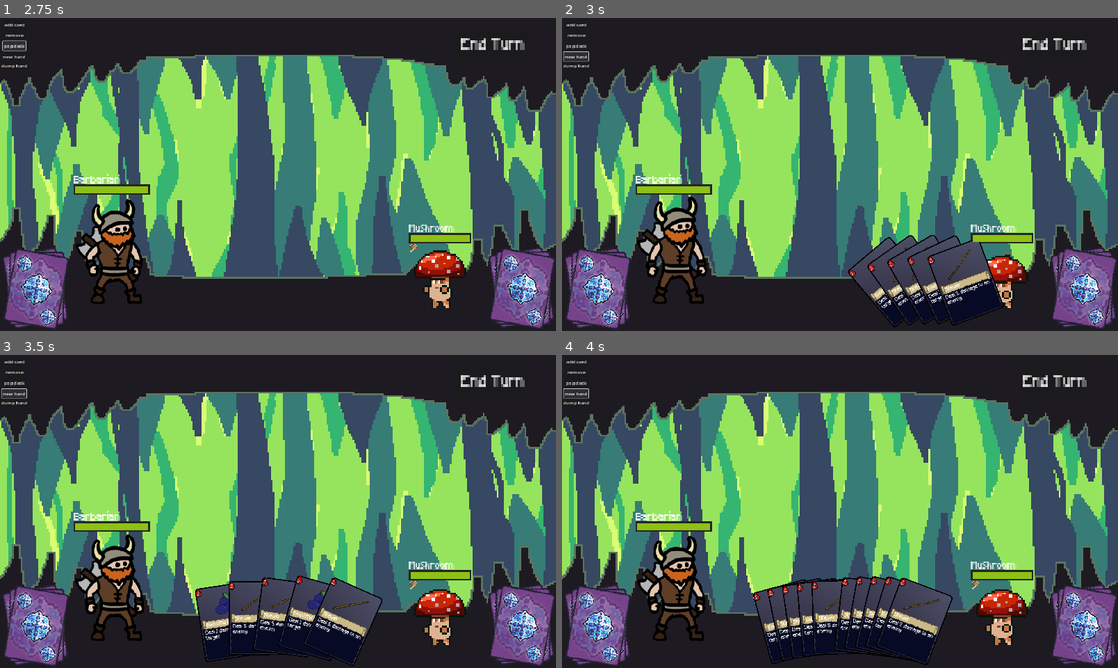
Above: before the commit, frames 1-4 (two rows, left to right).
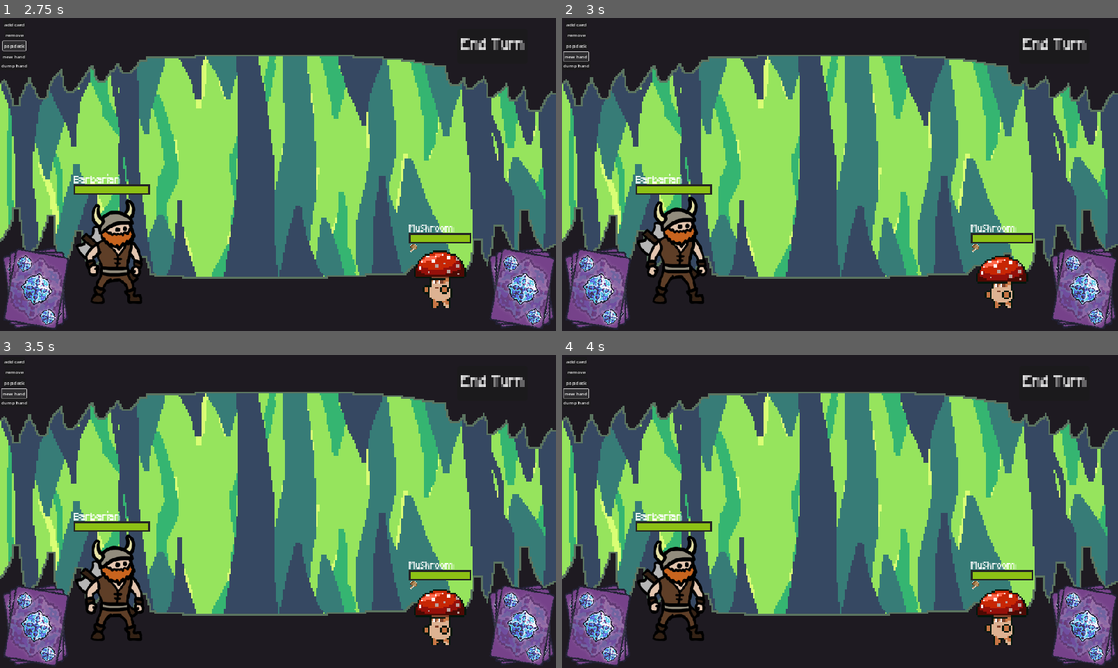
Above: after the commit, the same moments.

Repository: Excellund/DungeonsForDinner
Game: Godot game, scene res://scenes/main_menu.tscn
Same seed, same stepped clock (60 frames per second), same inputs: the game is played once before the commit and once after it.
Inputs:
- Up to frame 1 (2.75 s): click "Expedition" at 0.5 s; click "add card" at 1.25 s; click "pop deck" at 2 s
- Up to frame 2 (3 s): click "new hand" at 2.75 s
- Up to frame 3 (3.5 s): no input
- Up to frame 4 (4 s): click "new hand" at 3.5 s

Frame 1 is identical in both runs. In frame 2, 3.7% of the frame differs, in the area x 51-80%, y 69-99%; in frame 3, 3.7%; in frame 4, 4.2%, in the area x 34-71%, y 70-100%.
Error after the commit: Parse Error: Class "CardData" hides a global script class. (res://resources/cards/CardData.gd:3)

Commit message:
Added reward screen and deck view

Diff:
--- a/project.godot
+++ b/project.godot
@@ -60,7 +60,7 @@
 }
 escape={
 "deadzone": 0.5,
-"events": [Object(InputEventKey,"resource_local_to_scene":fa …(119 unchanged characters)… ressed":false,"pressed":false,"keycode":0,"physical_keycode":4194305,"key_label":0,"unicode":0,"echo":false,"script":null)
+"events": [Object(InputEventKey,"resource_local_to_scene":fa …(119 unchanged characters)… ressed":false,"pressed":false,"keycode":4194305,"physical_keycode":4194305,"key_label":4194305,"unicode":0,"echo":false,"script":null)
 ]
 }
 
--- a/resources/Cards/bountiful_berry_card.tres
+++ b/resources/Cards/bountiful_berry_card.tres
@@ -1,6 +1,6 @@
 [gd_resource type="Resource" script_class="CardData" load_steps=3 format=3 uid="uid://ce4qmuel6eel6"]
 
-[ext_resource type="Script" path="res://resources/Cards/CardData.gd" id="1_ltltd"]
+[ext_resource type="Script" path="res://resources/cards/CardData.gd" id="1_ltltd"]
 [ext_resource type="Texture2D" uid="uid://bxxin2t4a7xrl" path="res://assets/card/BountifulBerry.png" id="2_wwuyt"]
 
 [resource]
--- a/resources/Cards/rock_salt_hail_card.tres
+++ b/resources/Cards/rock_salt_hail_card.tres
@@ -1,6 +1,6 @@
 [gd_resource type="Resource" script_class="CardData" load_steps=3 format=3 uid="uid://be4g8p4n43mb"]
 
-[ext_resource type="Script" path="res://resources/Cards/CardData.gd" id="1_7jhgl"]
+[ext_resource type="Script" path="res://resources/cards/CardData.gd" id="1_7jhgl"]
 [ext_resource type="Texture2D" uid="uid://dd16r6s68leb" path="res://assets/card/Skewer.png" id="2_1nrhr"]
 
 [resource]
@@ -18,5 +18,5 @@
 "RockSalt": 0,
 "Servings": 1
 }
-attack_text = "Deal {Damage}({+RockSalt}) to all enemies"
+attack_text = "Deal {Damage}(+{RockSalt}) to all enemies"
 eat_text = "Permanently increases the damage your rock salt card do by 5"
--- a/resources/Cards/rock_salt_spear_card.tres
+++ b/resources/Cards/rock_salt_spear_card.tres
@@ -1,6 +1,6 @@
 [gd_resource type="Resource" script_class="CardData" load_steps=3 format=3 uid="uid://lyh7f28xuit5"]
 
-[ext_resource type="Script" path="res://resources/Cards/CardData.gd" id="1_do3qf"]
+[ext_resource type="Script" path="res://resources/cards/CardData.gd" id="1_do3qf"]
 [ext_resource type="Texture2D" uid="uid://dd16r6s68leb" path="res://assets/card/Skewer.png" id="2_jaw3t"]
 
 [resource]
@@ -18,5 +18,5 @@
 "RockSalt": 0,
 "Servings": 1
 }
-attack_text = "Deal {Damage}({+RockSalt}) to all enemies"
+attack_text = "Deal {Damage}(+{RockSalt}) to all enemies"
 eat_text = "Permanently increases the damage your rock salt card do by 5"
--- a/resources/Cards/skewer_card.tres
+++ b/resources/Cards/skewer_card.tres
@@ -1,6 +1,6 @@
 [gd_resource type="Resource" script_class="CardData" load_steps=3 format=3 uid="uid://blaadinjv8fqm"]
 
-[ext_resource type="Script" path="res://resources/Cards/CardData.gd" id="1_pnss3"]
+[ext_resource type="Script" path="res://resources/cards/CardData.gd" id="1_pnss3"]
 [ext_resource type="Texture2D" uid="uid://dd16r6s68leb" path="res://assets/card/Skewer.png" id="3_10b16"]
 
 [resource]
--- a/resources/Cards/test_card1.tres
+++ b/resources/Cards/test_card1.tres
@@ -1,6 +1,6 @@
 [gd_resource type="Resource" script_class="CardData" load_steps=3 format=3 uid="uid://0p5twlmn4fy2"]
 
-[ext_resource type="Script" path="res://resources/Cards/CardData.gd" id="1_sxjsf"]
+[ext_resource type="Script" path="res://resources/cards/CardData.gd" id="1_sxjsf"]
 [ext_resource type="Texture2D" uid="uid://cfm8unmob6sr8" path="res://assets/card/CardArt_A_side.png" id="2_qohyt"]
 
 [resource]
--- a/resources/StartingDecks/Deck1.tres
+++ /dev/null
@@ -1,14 +0,0 @@
-[gd_resource type="Resource" script_class="StartingDeck" load_steps=5 format=3 uid="uid://d22vqy36a1vdo"]
-
-[ext_resource type="Script" path="res://resources/StartingDecks/StartingDeck.gd" id="1_063s1"]
-[ext_resource type="PackedScene" uid="uid://dut3eu6qebkab" path="res://scenes/card.tscn" id="1_boya7"]
-[ext_resource type="Resource" uid="uid://blaadinjv8fqm" path="res://resources/Cards/skewer_card.tres" id="2_08csi"]
-[ext_resource type="Resource" uid="uid://ce4qmuel6eel6" path="res://resources/Cards/bountiful_berry_card.tres" id="3_8jp8e"]
-
-[resource]
-script = ExtResource("1_063s1")
-card_scene = ExtResource("1_boya7")
-cards_dict = {
-ExtResource("2_08csi"): 8,
-ExtResource("3_8jp8e"): 4
-}
--- /dev/null
+++ b/resources/cards/mushroom_on_a_stick_card.tres
@@ -0,0 +1,22 @@
+[gd_resource type="Resource" script_class="CardData" load_steps=3 format=3 uid="uid://dlgvv802v0sjl"]
+
+[ext_resource type="Script" path="res://resources/cards/CardData.gd" id="1_hirqv"]
+[ext_resource type="Resource" uid="uid://blaadinjv8fqm" path="res://resources/cards/skewer_card.tres" id="1_n5rnk"]
+
+[resource]
+script = ExtResource("1_hirqv")
+card_name = "Mushroom on a Stick"
+cost = 2
+healing_on_eat = 10
+card_target = "One Enemy"
+actions = {
+"Damage": 8
+}
+eat_actions = {
+"AddCard": ExtResource("1_n5rnk"),
+"Heal": 10,
+"Servings": 1
+}
+attack_text = "Deal {Damage} to an enemy"
+eat_text = "Restore {Heal} Health.
+Add a Skewer to your hand"
--- /dev/null
+++ b/resources/decks/Deck1.tres
@@ -0,0 +1,16 @@
+[gd_resource type="Resource" script_class="StartingDeck" load_steps=6 format=3 uid="uid://d22vqy36a1vdo"]
+
+[ext_resource type="Script" path="res://resources/decks/StartingDeck.gd" id="1_063s1"]
+[ext_resource type="PackedScene" uid="uid://dut3eu6qebkab" path="res://scenes/card.tscn" id="1_boya7"]
+[ext_resource type="Resource" uid="uid://blaadinjv8fqm" path="res://resources/cards/skewer_card.tres" id="2_08csi"]
+[ext_resource type="Resource" uid="uid://ce4qmuel6eel6" path="res://resources/cards/bountiful_berry_card.tres" id="3_8jp8e"]
+[ext_resource type="Resource" uid="uid://lyh7f28xuit5" path="res://resources/cards/rock_salt_spear_card.tres" id="4_pkm1p"]
+
+[resource]
+script = ExtResource("1_063s1")
+card_scene = ExtResource("1_boya7")
+cards_dict = {
+ExtResource("2_08csi"): 8,
+ExtResource("3_8jp8e"): 4,
+ExtResource("4_pkm1p"): 2
+}
--- a/scenes/card.tscn
+++ b/scenes/card.tscn
@@ -2,8 +2,8 @@
 
 [ext_resource type="Script" path="res://scripts/Card.gd" id="1_w50wd"]
 [ext_resource type="Shader" path="res://scripts/card3Deffect.gdshader" id="2_mlehg"]
-[ext_resource type="Resource" uid="uid://blaadinjv8fqm" path="res://resources/Cards/skewer_card.tres" id="2_q5edh"]
 [ext_resource type="PackedScene" uid="uid://ckog78srymsdy" path="res://scenes/card_updater.tscn" id="2_rgfit"]
+[ext_resource type="Resource" uid="uid://blaadinjv8fqm" path="res://resources/cards/skewer_card.tres" id="2_v4g6c"]
 [ext_resource type="Texture2D" uid="uid://cfm8unmob6sr8" path="res://assets/card/CardArt_A_side.png" id="3_ikmkf"]
 
 [sub_resource type="ShaderMaterial" id="ShaderMaterial_wq062"]
@@ -31,7 +31,7 @@
 card_updater = NodePath("CardUpdater")
 card_sprite = NodePath("CardSprite")
 rotation_speed = 3.5
-card_data = ExtResource("2_q5edh")
+card_data = ExtResource("2_v4g6c")
 
 [node name="CardUpdater" parent="." instance=ExtResource("2_rgfit")]
 
--- a/scenes/card_area.tscn
+++ b/scenes/card_area.tscn
@@ -1,10 +1,11 @@
-[gd_scene load_steps=6 format=3 uid="uid://xsm8ktqo3llr"]
+[gd_scene load_steps=7 format=3 uid="uid://xsm8ktqo3llr"]
 
 [ext_resource type="PackedScene" uid="uid://cvtvmnkc60bfr" path="res://scenes/hand.tscn" id="1_pareh"]
 [ext_resource type="PackedScene" uid="uid://d1ela5g6cb4ho" path="res://scenes/card_pile.tscn" id="2_mumg8"]
-[ext_resource type="Resource" uid="uid://d22vqy36a1vdo" path="res://resources/StartingDecks/Deck1.tres" id="4_q0cv3"]
 [ext_resource type="PackedScene" uid="uid://dut3eu6qebkab" path="res://scenes/card.tscn" id="4_sewee"]
 [ext_resource type="Script" path="res://scripts/CardManager.gd" id="4_vlltq"]
+[ext_resource type="Resource" uid="uid://d22vqy36a1vdo" path="res://resources/decks/Deck1.tres" id="5_73mti"]
+[ext_resource type="PackedScene" uid="uid://df6vfk4ig0egs" path="res://scenes/view_card_pile.tscn" id="6_frgt0"]
 
 [node name="CardArea" type="Node2D"]
 
@@ -15,7 +16,7 @@
 dead_card_holder = NodePath("../DeadCardHolder")
 HAND_WIDTH = 200
 
-[node name="DrawPile" parent="." instance=ExtResource("2_mumg8")]
+[node name="DrawPile" parent="." node_paths=PackedStringArray("view") instance=ExtResource("2_mumg8")]
 anchors_preset = 8
 anchor_left = 0.5
 anchor_top = 0.5
@@ -28,8 +29,9 @@
 grow_horizontal = 2
 grow_vertical = 2
 scale = Vector2(2, 2)
+view = NodePath("../CanvasLayer/ViewCardPile")
 
-[node name="DiscardPile" parent="." instance=ExtResource("2_mumg8")]
+[node name="DiscardPile" parent="." node_paths=PackedStringArray("view") instance=ExtResource("2_mumg8")]
 anchors_preset = 2
 anchor_top = 1.0
 anchor_bottom = 1.0
@@ -39,6 +41,7 @@
 offset_bottom = 929.0
 grow_vertical = 0
 scale = Vector2(2, 2)
+view = NodePath("../CanvasLayer/ViewCardPile")
 
 [node name="CardManager" type="Node" parent="." node_paths=PackedStringArray("deck", "hand", "discard")]
 script = ExtResource("4_vlltq")
@@ -46,7 +49,7 @@
 hand = NodePath("../Hand")
 discard = NodePath("../DiscardPile")
 card_scene = ExtResource("4_sewee")
-persistent_deck = ExtResource("4_q0cv3")
+persistent_deck = ExtResource("5_73mti")
 starting_hand_size = 5
 
 [node name="Button" type="Button" parent="."]
@@ -83,6 +86,13 @@
 offset_bottom = 179.0
 text = "dump hand"
 
+[node name="CanvasLayer" type="CanvasLayer" parent="."]
+
+[node name="ViewCardPile" parent="CanvasLayer" instance=ExtResource("6_frgt0")]
+visible = false
+
+[connection signal="gui_input" from="DrawPile" to="DrawPile" method="_on_gui_input"]
+[connection signal="gui_input" from="DiscardPile" to="DiscardPile" method="_on_gui_input"]
 [connection signal="pressed" from="PopDeck" to="CardManager" method="_on_pop_deck_pressed"]
 [connection signal="pressed" from="NewHand" to="CardManager" method="_on_new_hand_pressed"]
 [connection signal="pressed" from="DumpHand" to="CardManager" method="_on_dump_hand_pressed"]
--- a/scenes/card_updater.tscn
+++ b/scenes/card_updater.tscn
@@ -45,6 +45,7 @@
 theme_override_fonts/font = ExtResource("4_abfa8")
 theme_override_font_sizes/font_size = 16
 text = "Temp Name"
+horizontal_alignment = 1
 
 [node name="CardText" type="RichTextLabel" parent="."]
 z_index = 2
--- a/scenes/reward_screen.tscn
+++ b/scenes/reward_screen.tscn
@@ -2,8 +2,8 @@
 
 [ext_resource type="Script" path="res://scripts/RewardScreen.gd" id="1_bmnbu"]
 [ext_resource type="PackedScene" uid="uid://dut3eu6qebkab" path="res://scenes/card.tscn" id="1_qmhyb"]
-[ext_resource type="Resource" uid="uid://blaadinjv8fqm" path="res://resources/Cards/skewer_card.tres" id="2_pca35"]
-[ext_resource type="Resource" uid="uid://ce4qmuel6eel6" path="res://resources/Cards/bountiful_berry_card.tres" id="3_bhnjq"]
+[ext_resource type="Resource" uid="uid://blaadinjv8fqm" path="res://resources/cards/skewer_card.tres" id="2_puj1x"]
+[ext_resource type="Resource" uid="uid://ce4qmuel6eel6" path="res://resources/cards/bountiful_berry_card.tres" id="3_hbs4m"]
 
 [sub_resource type="StyleBoxFlat" id="StyleBoxFlat_sm4ev"]
 bg_color = Color(0.114897, 0.114897, 0.114897, 1)
@@ -16,7 +16,7 @@
 process_mode = 3
 follow_viewport_enabled = true
 script = ExtResource("1_bmnbu")
-low_tier_rewards = Array[Resource("res://resources/Cards/CardData.gd")]([ExtResource("2_pca35"), ExtResource("3_bhnjq"), ExtResource("3_bhnjq")])
+low_tier_rewards = Array[Resource("res://resources/cards/CardData.gd")]([ExtResource("2_puj1x"), ExtResource("3_hbs4m"), ExtResource("3_hbs4m")])
 left_card = NodePath("PanelContainer/HBoxContainer/LeftButton/LeftCard")
 mid_card = NodePath("PanelContainer/HBoxContainer/MidButton/MidCard")
 right_card = NodePath("PanelContainer/HBoxContainer/RightButton/RightCard")
--- /dev/null
+++ b/scenes/view_card_pile.tscn
@@ -0,0 +1,71 @@
+[gd_scene load_steps=3 format=3 uid="uid://df6vfk4ig0egs"]
+
+[ext_resource type="PackedScene" uid="uid://dut3eu6qebkab" path="res://scenes/card.tscn" id="1_614hf"]
+[ext_resource type="Script" path="res://scripts/view_card_pile.gd" id="1_jxfco"]
+
+[node name="ViewCardPile" type="Control" node_paths=PackedStringArray("card_grid", "pile_name")]
+layout_mode = 3
+anchors_preset = 15
+anchor_right = 1.0
+anchor_bottom = 1.0
+grow_horizontal = 2
+grow_vertical = 2
+script = ExtResource("1_jxfco")
+card_grid = NodePath("MarginContainer/VBoxContainer/ScrollContainer/GridContainer")
+pile_name = NodePath("MarginContainer/VBoxContainer/Label")
+card_scene = ExtResource("1_614hf")
+
+[node name="ColorRect" type="ColorRect" parent="."]
+layout_mode = 1
+anchors_preset = 15
+anchor_right = 1.0
+anchor_bottom = 1.0
+grow_horizontal = 2
+grow_vertical = 2
+color = Color(0, 0, 0, 0.592157)
+
+[node name="MarginContainer" type="MarginContainer" parent="."]
+layout_mode = 1
+anchors_preset = 15
+anchor_right = 1.0
+anchor_bottom = 1.0
+grow_horizontal = 2
+grow_vertical = 2
+theme_override_constants/margin_left = 40
+theme_override_constants/margin_top = 40
+theme_override_constants/margin_right = 40
+theme_override_constants/margin_bottom = 20
+
+[node name="VBoxContainer" type="VBoxContainer" parent="MarginContainer"]
+layout_mode = 2
+theme_override_constants/separation = 75
+
+[node name="Label" type="Label" parent="MarginContainer/VBoxContainer"]
+layout_mode = 2
+theme_override_font_sizes/font_size = 70
+text = "Draw Pile"
+horizontal_alignment = 1
+
+[node name="ScrollContainer" type="ScrollContainer" parent="MarginContainer/VBoxContainer"]
+clip_contents = false
+layout_mode = 2
+size_flags_vertical = 3
+horizontal_scroll_mode = 0
+vertical_scroll_mode = 2
+
+[node name="GridContainer" type="GridContainer" parent="MarginContainer/VBoxContainer/ScrollContainer"]
+layout_mode = 2
+theme_override_constants/h_separation = 75
+theme_override_constants/v_separation = 50
+columns = 7
+
+[node name="BackButton" type="Button" parent="."]
+layout_mode = 0
+offset_left = 1590.0
+offset_top = 38.0
+offset_right = 1822.0
+offset_bottom = 130.0
+theme_override_font_sizes/font_size = 60
+text = "Back"
+
+[connection signal="pressed" from="BackButton" to="." method="_on_back_button_pressed"]
--- a/scripts/CardManager.gd
+++ b/scripts/CardManager.gd
@@ -14,10 +14,11 @@
 	SignalBus.end_of_encounter.connect(_on_end_of_encounter)
 	SignalBus.card_effect_resolved.connect(_on_card_effect_resolved)
 	SignalBus.request_add_card_to_perm_deck.connect(_on_request_add_card_to_perm_deck)
+	SignalBus.add_card_action.connect(_on_add_card_action)
 
 #TODO bug when deck and discard are both empty
 func _on_start_of_encounter():
-	deck.suffle_pile()
+	deck.shuffle_pile()
 
 
 func _on_end_of_encounter(_encounter):
@@ -38,7 +39,7 @@
 
 func _on_draw_pile_empty():
 	deck.add_card_array(discard.deck)
-	deck.suffle_pile()
+	deck.shuffle_pile()
 	discard.deck = []
 
 
@@ -67,7 +68,7 @@
 	if discard.deck.size() == 0:
 		return false
 	deck.add_card_array(discard.deck)
-	deck.suffle_pile()
+	deck.shuffle_pile()
 	discard.deck = []
 	return true
 
@@ -87,15 +88,35 @@
 		card.queue_free()
 
 
-func _on_request_add_card_to_perm_deck(data: CardData):
+func _on_request_add_card_to_perm_deck(card_data: CardData):
 	var new_card = card_scene.instantiate()
-	new_card.set_card_data(data)
+	new_card.set_card_data(card_data)
 	persistent_deck.true_deck.append(new_card)
+
+
+func _on_add_card_action(card_data: CardData, target: String, is_temporary: bool):
+	var new_card = card_scene.instantiate()
+	new_card.set_card_data(card_data)
+
+	match target:
+		"Hand":
+			hand.add_card_array_to_hand([new_card],Vector2(-960,540))
+		"Deck":
+			deck.add_card(new_card)
+			deck.shuffle_pile()
+		"Discard":
+			discard.add_card(new_card)
+		_:
+			pass
+
+	if not is_temporary:
+		SignalBus.request_add_card_to_perm_deck.emit(card_data)
+
 
 func _on_pop_deck_pressed():
 	var new_deck = persistent_deck.initialize_deck().duplicate()
 	deck.deck = new_deck
-	deck.suffle_pile()
+	deck.shuffle_pile()
 
 
 func _on_new_hand_pressed():
--- a/scripts/CardPile.gd
+++ b/scripts/CardPile.gd
@@ -1,7 +1,7 @@
 extends Control
 class_name CardPile
 
-
+@export var view: Control
 var deck: Array[Card] = []
 
 
@@ -31,10 +31,11 @@
 		return deck.size()
 
 
-func suffle_pile():
+func shuffle_pile():
 	deck.shuffle()
 
 
 func _on_gui_input(event):
 	if event is InputEventMouseButton and event.button_index == MOUSE_BUTTON_LEFT:
-		pass # load view deck scene
+		if event.button_mask == MOUSE_BUTTON_MASK_LEFT:
+			view.set_up_view(self.deck)
--- a/scripts/SignalBus.gd
+++ b/scripts/SignalBus.gd
@@ -25,3 +25,4 @@
 # Actions
 signal nourishment_applied(reference: Character, nourishment: Nourishment)
 signal damage_increase(reference: Character, amount: int)
+signal add_card_action(card_data: CardData, target: String, is_temporary: bool)
--- a/scripts/managers/GameManager.gd
+++ b/scripts/managers/GameManager.gd
@@ -8,6 +8,7 @@
 
 var encounter: Encounter
 var enemies: Array[Entity] = []
+var rock_salt_count: int = 0
 
 func _ready():
 	end_turn_button.text = "End Turn"
@@ -64,6 +65,8 @@
 			match action:
 				"Damage":
 					DamageAction.new(player.character, target.character, actions_dict["Damage"])
+				"RockSalt":
+					DamageAction.new(player.character, target.character, 5 * rock_salt_count)
 				_:
 					pass
 	else:
@@ -74,6 +77,12 @@
 					HealAction.new(eat_actions_dict["Heal"], player.character)
 				"Servings":
 					ServingsAction.new(card)
+				"RockSalt":
+					rock_salt_count += 1
+				"AddCard":
+					SignalBus.add_card_action.emit(eat_actions_dict["AddCard"], "Hand", false)
+				"AddCardPerm":
+					SignalBus.add_card_action.emit(eat_actions_dict["AddCard"], "Hand", true)
 				_:
 					pass
 	SignalBus.card_effect_resolved.emit(card)
--- /dev/null
+++ b/scripts/view_card_pile.gd
@@ -0,0 +1,33 @@
+extends Control
+
+
+@export var card_grid: GridContainer
+@export var pile_name: Label
+@export var card_scene: PackedScene
+var last_array: Array[Card] = []
+
+func set_up_view(card_pile_cards: Array[Card]):
+	#if the last viewed deck is the same as this one
+	if last_array == card_pile_cards:
+		self.visible = true
+		return
+	else:
+		_clean_up_view()
+
+	last_array = card_pile_cards.duplicate()
+
+	for card in card_pile_cards:
+		var new_data := card.card_data
+		var new_card = card_scene.instantiate()
+		new_card.set_card_data(new_data)
+		card_grid.add_child(new_card)
+	self.visible = true
+
+
+func _on_back_button_pressed():
+	self.visible = false
+
+
+func _clean_up_view():
+	for card in card_grid.get_children():
+		card.queue_free()
Renamed: resources/StartingDecks/StartingDeck.gd -> resources/decks/StartingDeck.gd
